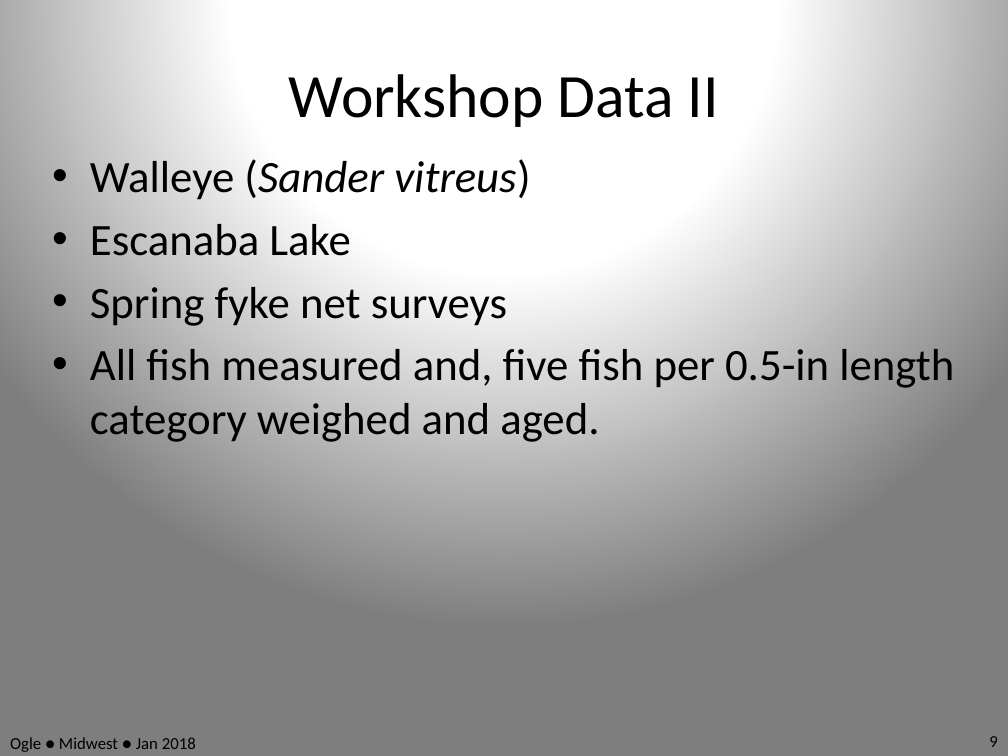
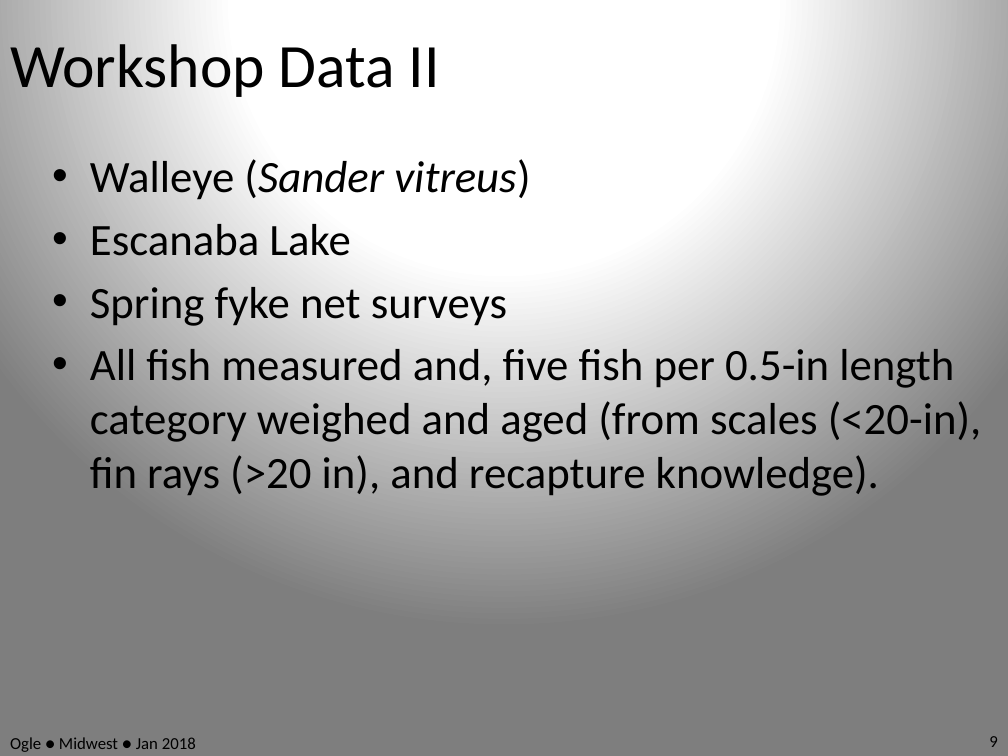
Before and after one commit to anhnguyendepocen/RcourseMidwest2018, a slide deck: slide 9 of Slides.pptx. Drawn at 1008x756 pixels with LibreOffice and Linux fonts; fonts in the diff are those of the drawing. Boxes give left, top, right and bottom in pixels: in the first picture for what was removed or moved away, otherwise in the second. Text is boxed around its words. In the diff, an @@ line names an element or a change of style, - is before the commit and + after.

```diff
--- a/Slides.pptx
+++ b/Slides.pptx
@@ title "Workshop Data II": place and size @@
-title "Workshop Data II" at <box>289,74,719,127</box>
+title "Workshop Data II" at <box>10,36,440,102</box>
@@ title "Workshop Data II" at <box>10,36,440,102</box>: alignment centre to left @@
@@ text at <box>90,349,982,496</box>: text changed @@
-• All fish measured and, five fish per 0.5-in length category weighed and aged.
+• All fish measured and, five fish per 0.5-in length category weighed and aged (from scales (<20-in), fin rays (>20 in), and recapture knowledge).
```
Also in this commit, not shown: 58 other slides changed, 1 slide added, 1 slide removed.
